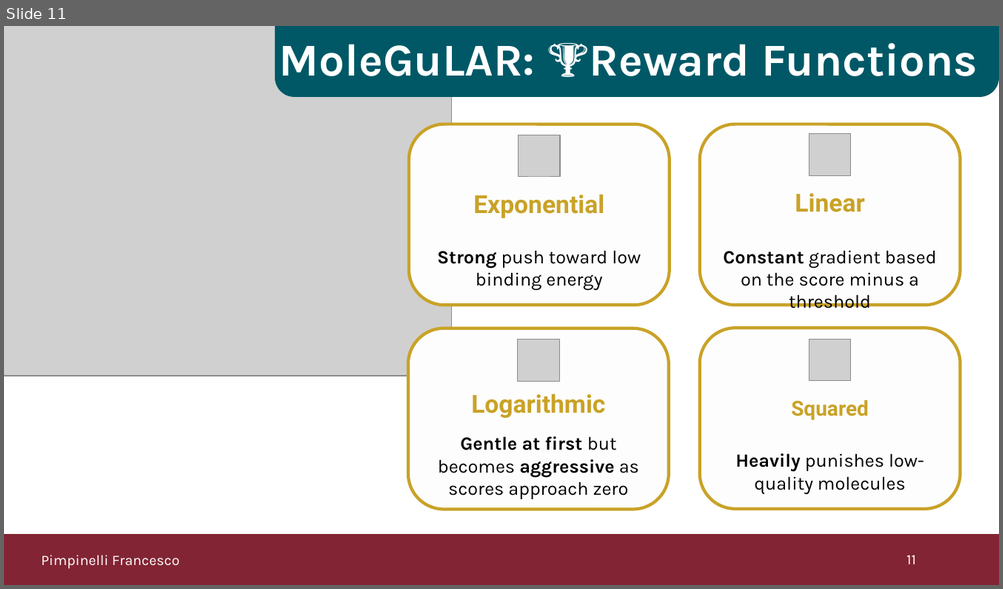
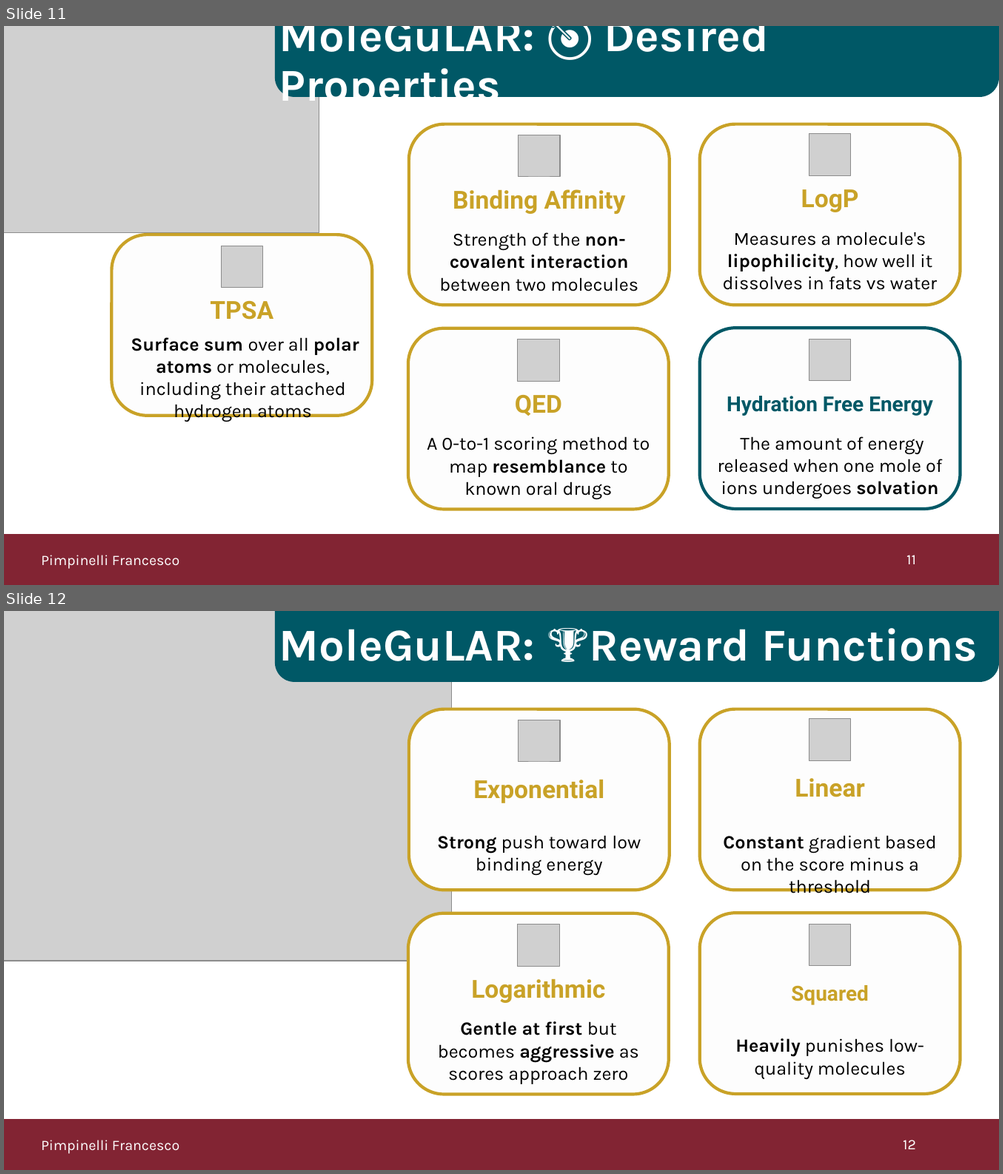
Before and after one commit to Pimpi7/Molecular-SSINet, a slide deck: Presentation.pptx. Shown one above the other, each under a label of ours: slide 11 before the commit, slides 11 and 12 after it. The pictures are 1003x589 and 1003x1174 pixels, drawn with LibreOffice and Linux fonts; fonts in the diff are those of the drawing; grey boxes stand for pictures. Boxes give left, top, right and bottom in pixels: in the first picture for what was removed or moved away, otherwise in the second. Text is boxed around its words. In the diff, an @@ line names an element or a change of style, - is before the commit and + after.

```diff
--- a/Presentation.pptx
+++ b/Presentation.pptx
@@ slide 11 added at (4,26,999,585), background #FFFFFF @@
@@ picture added at (4,26,318,232) @@
@@ round same rect added at (275,26,999,97), fill #005866 @@
@@ title added at (279,26,768,112), 44 pt, text #FFFFFF, bold @@
+MoleGuLAR: 🎯 Desired Properties
@@ group added at (409,124,669,306): 2 texts, 1 rounded rectangle, 1 picture @@
+Binding Affinity
+Strength of the non-covalent interaction between two molecules
@@ group added at (700,124,960,306): 2 texts, 1 rounded rectangle, 1 picture @@
+LogP
+Measures a molecule's lipophilicity, how well it dissolves in fats vs water
@@ group added at (111,235,372,423): 2 texts, 1 rounded rectangle, 1 picture @@
+TPSA
+Surface sum over all polar atoms or molecules, including their attached hydrogen atoms
@@ group added at (408,329,669,510): 2 texts, 1 rounded rectangle, 1 picture @@
+QED
+A 0-to-1 scoring method to map resemblance to known oral drugs
@@ group added at (700,328,960,509): 2 texts, 1 rounded rectangle, 1 picture @@
+Hydration Free Energy
+The amount of energy released when one mole of ions undergoes solvation
@@ rectangle added at (4,535,999,585), fill #822433, outline #822433 1.5 pt @@
@@ text added at (41,555,179,569), 14 pt, text #FFFFFF @@
+Pimpinelli Francesco
@@ page number added at (906,555,916,565), 14 pt, text #FFFFFF @@
+11
@@ what was slide 11 is now slide 12 @@
@@ page number at (902,1140,916,1150): text changed @@
-11
+12
```
Also in this commit, not shown: 11 slides changed, 2 other slides added, 1 slide removed, 17 other files.
